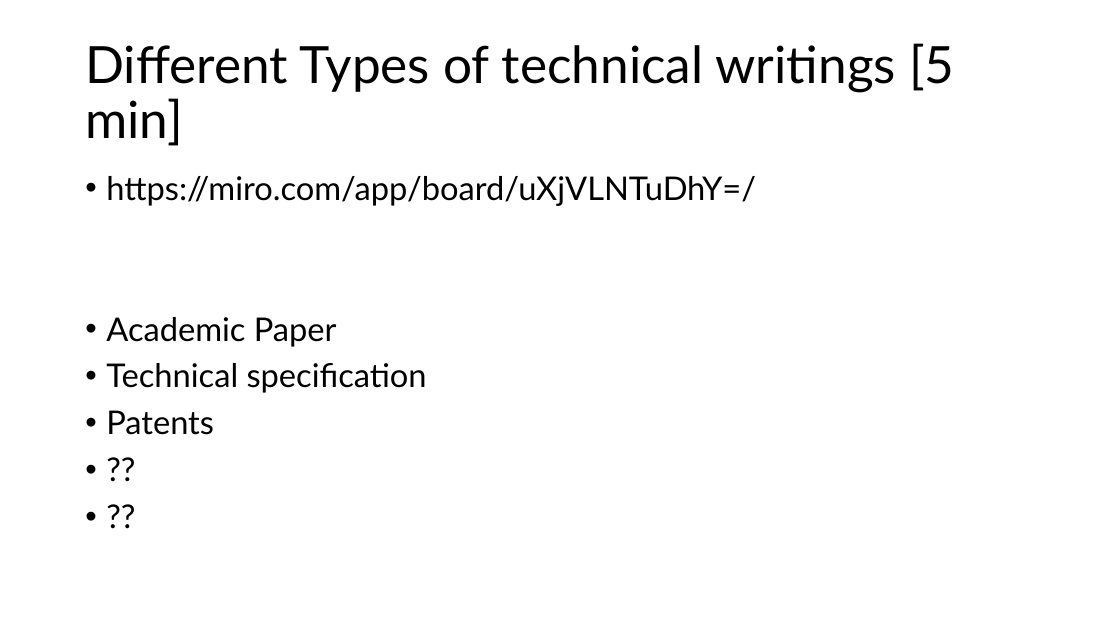
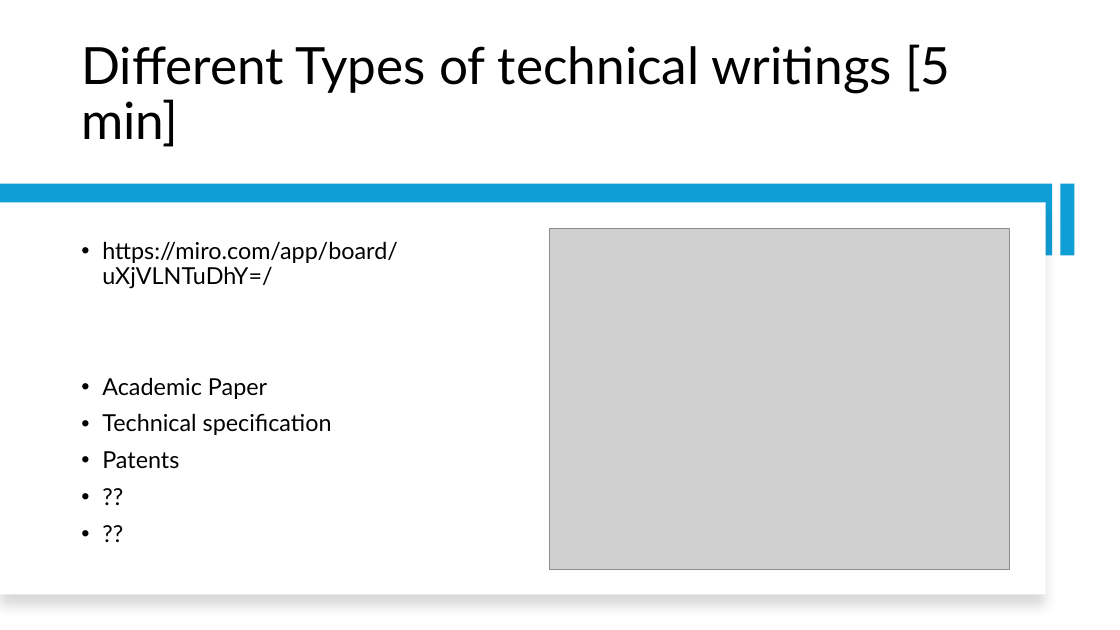
Before and after one commit to JLNU-EETC3433/courseware, a slide deck: slide 8 of 20241105-lesson7.pptx (slide 7 before the commit). Drawn at 1120x630 pixels with LibreOffice and Linux fonts; fonts in the diff are those of the drawing; grey boxes stand for pictures. Boxes give left, top, right and bottom in pixels: in the first picture for what was removed or moved away, otherwise in the second. Text is boxed around its words. In the diff, an @@ line names an element or a change of style, - is before the commit and + after.

```diff
--- a/20241105-lesson7.pptx
+++ b/20241105-lesson7.pptx
@@ title "Different Types of technical writings ..." at box(81, 44, 950, 147): vertical alignment middle to bottom @@
@@ rectangle added at box(0, 184, 1053, 255), fill #0F9ED5 @@
@@ rectangle added at box(0, 202, 1046, 595), fill #FFFFFF @@
@@ rectangle added at box(1060, 184, 1075, 255), fill #0F9ED5 @@
@@ text "https://miro.com/app/board/uXjVLNTuDhY=/": place and size @@
-text "https://miro.com/app/board/uXjVLNTuDhY=/" at box(106, 176, 756, 435)
+text "https://miro.com/app/board/uXjVLNTuDhY=/" at box(102, 241, 398, 468)
@@ text "https://miro.com/app/board/uXjVLNTuDhY=/" at box(102, 241, 398, 468): size 28 to 20 pt; vertical alignment top to middle @@
@@ picture added at box(550, 229, 1010, 570) @@
```
Also in this commit, not shown: 2 other slides changed, 1 slide added, 1 other file.
